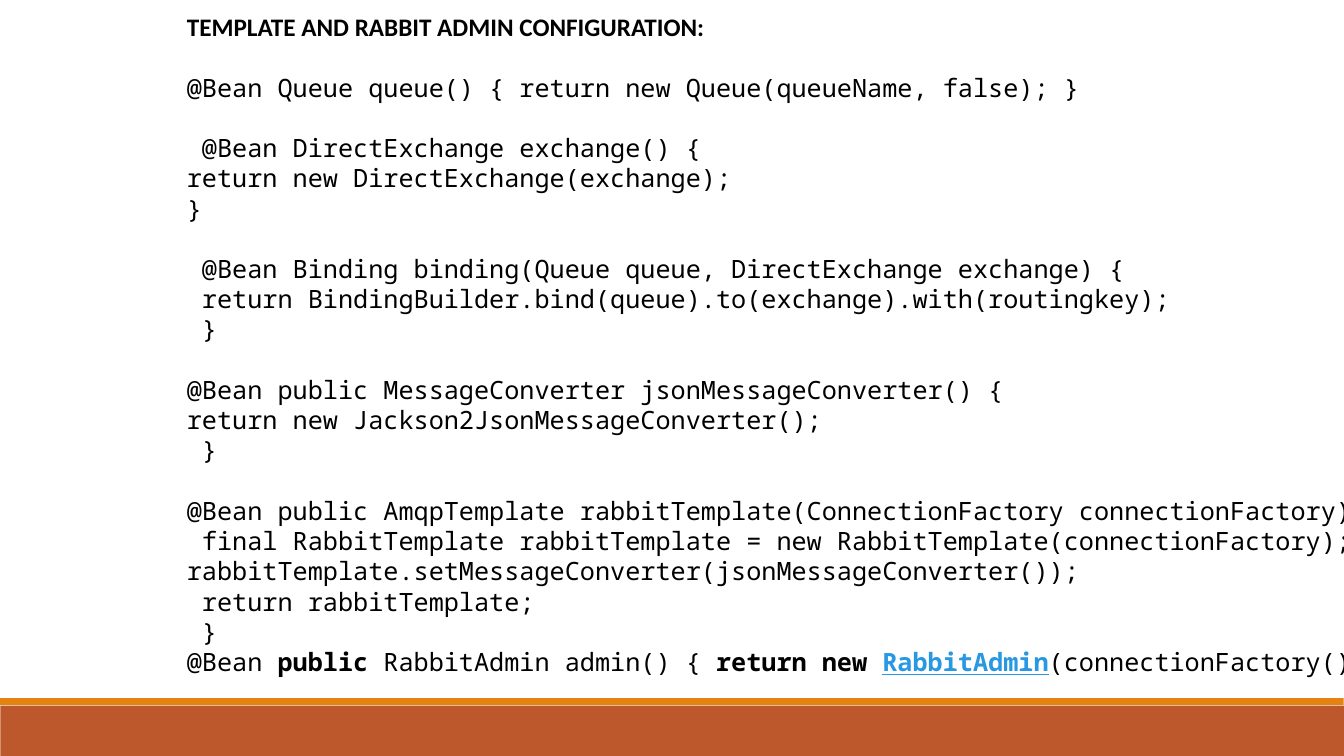
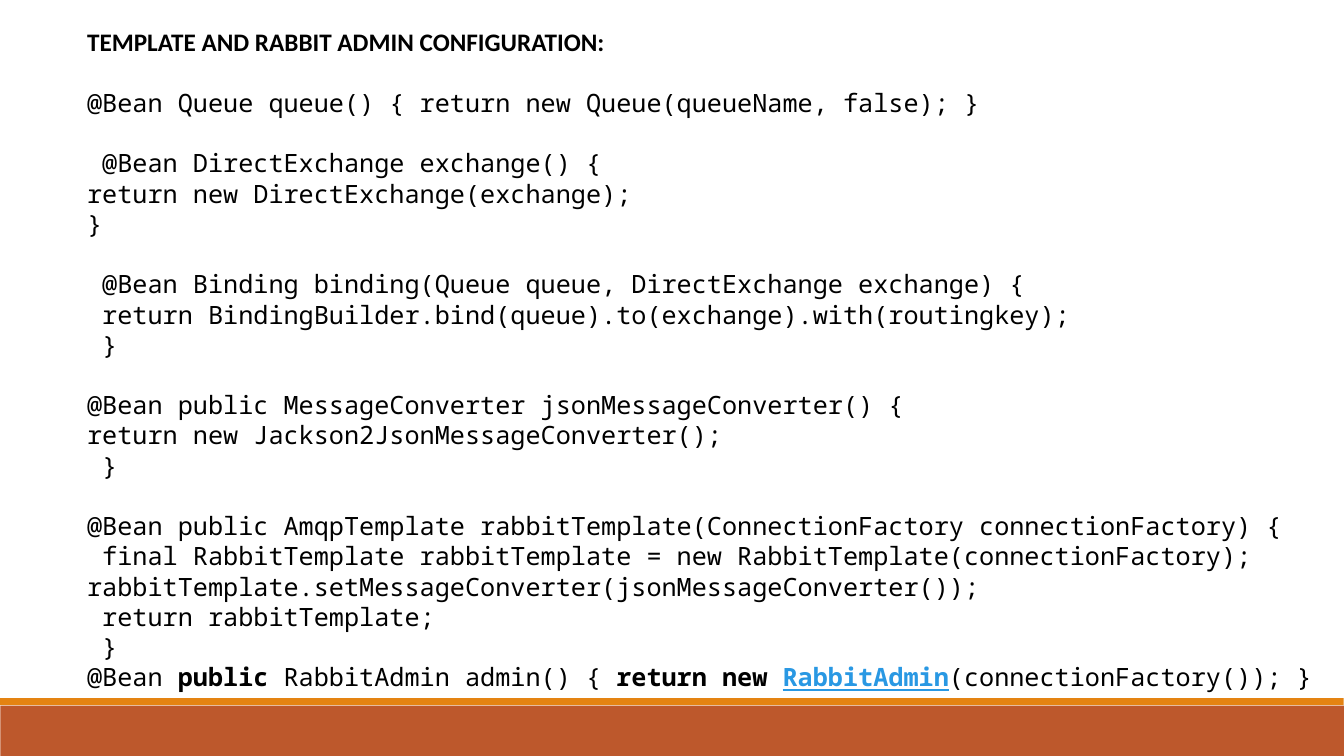
Before and after one commit to vishnuvishal-11/Vishnuvishal, a slide deck: slide 8 of Presentations/RabbitMQ.pptx. Drawn at 1344x756 pixels with LibreOffice and Linux fonts; fonts in the diff are those of the drawing. Boxes give left, top, right and bottom in pixels: in the first picture for what was removed or moved away, otherwise in the second. Text is boxed around its words. In the diff, an @@ line names an element or a change of style, - is before the commit and + after.

Commit message:
PPt done

```diff
--- a/Presentations/RabbitMQ.pptx
+++ b/Presentations/RabbitMQ.pptx
@@ text "TEMPLATE AND RABBIT ADMIN CONFIGURATION:" rewrapped from [187, 19, 1344, 677] to [87, 34, 1282, 692] @@
```
Also in this commit, not shown: 7 slides added.
